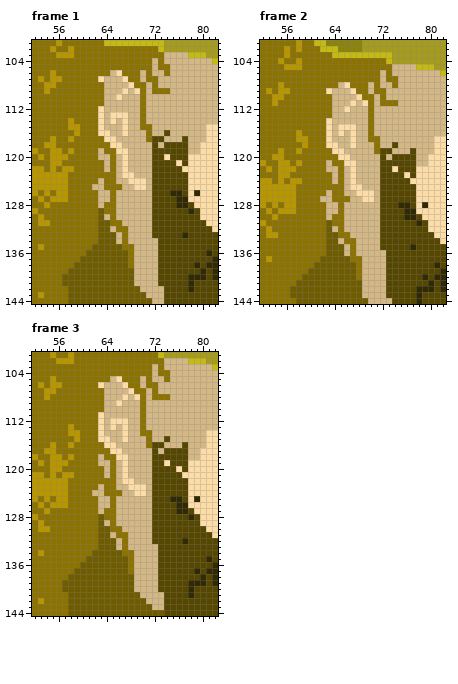
A pixel-art file gets an edit: Assets/Sprites/BOSSHEAD.aseprite. The picture above is the old version.
192x181 pixels, 4 frames. Colours within 5 levels of each other are drawn and written as one. Shown: frame 1: x 52..82, y 101..144; frame 2: x 52..82, y 101..144; frame 3: x 52..82, y 101..144. The commit also changed other frames or places, which this record leaves out.
Now the later version:
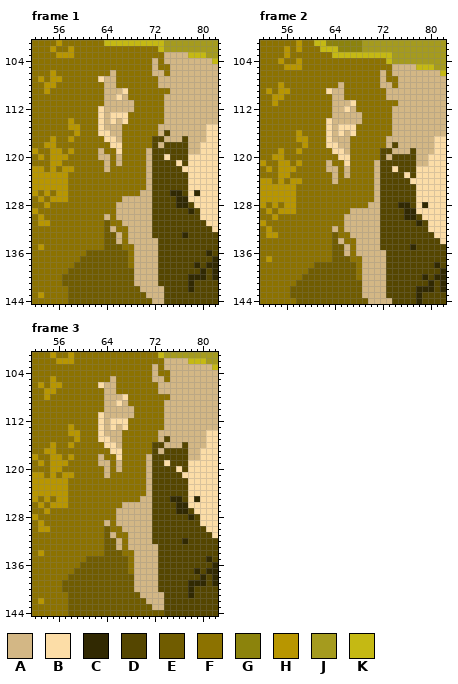
Palette (. is transparent): A #d3b785  B #fcdda7  C #312902  D #554600  E #705c00  F #8c7200  G #8c830c  H #b89600  J #a59b1e  K #c5b913
What changed:
Frame 1, layer "Layer 1":
y 106: x 66 B -> F; x 70 A -> F
y 107: x 66..67 AB -> FF; x 70 A -> F
y 108: x 66..68 AAB -> FFF; x 71 A -> F
y 109: x 68..69 AB -> FF; x 71 A -> F
y 110: x 68..69 AA -> FF; x 71..73 AAA -> FFF
y 111..112: x 69 A -> F; x 71..73 AAA -> FFF
y 113..114: x 68..69 AA -> FF; x 71..73 AAA -> FFF
y 115: x 67..69 BAA -> FFF; x 72 A -> F
y 116: x 67..70 BAAA -> FFFF; x 72 A -> F
y 117: x 67..70 AAAA -> FFFF
y 118: x 67..71 AAAAA -> FFFFF
y 119..121: x 67..70 BAAA -> FFFF
y 122: x 66..70 ABAAA -> FFFFF
y 123: x 66..70 ABBAA -> FFFFF
y 124: x 63 A -> F; x 66..70 AABBB -> FFFFF
y 125: x 62..63 AA -> FF; x 67..70 AABB -> FFFF
y 126: x 63..64 AA -> FF; x 66..69 AAAA -> FFFF
y 127: x 63..64 AA -> FF; x 66 A -> F
y 128: x 63 A -> F
y 129..134: x 63 E -> F
y 135: x 62..63 EE -> FF
Frame 2, layer "Layer 1":
y 108: x 66 B -> F; x 70 A -> F
y 109: x 66..67 AB -> FF; x 70 A -> F
y 110: x 66..68 AAB -> FFF; x 71 A -> F
y 111: x 68..69 AB -> FF; x 71 A -> F
y 112: x 68..69 AA -> FF; x 71..73 AAA -> FFF
y 113..114: x 69 A -> F; x 71..73 AAA -> FFF
y 115..116: x 68..69 AA -> FF; x 71..73 AAA -> FFF
y 117: x 67..69 BAA -> FFF; x 72 A -> F
y 118: x 67..70 BAAA -> FFFF; x 72 A -> F
y 119: x 67..70 AAAA -> FFFF
y 120: x 67..71 AAAAA -> FFFFF
y 121..123: x 67..70 BAAA -> FFFF
y 124: x 66..70 ABAAA -> FFFFF
y 125: x 66..70 ABBAA -> FFFFF
y 126: x 63 A -> F; x 66..70 AABBB -> FFFFF
y 127: x 62..63 AA -> FF; x 67..70 AABB -> FFFF
y 128: x 63..64 AA -> FF; x 66..69 AAAA -> FFFF
y 129: x 63..64 AA -> FF; x 66 A -> F
y 130: x 63 A -> F
y 131..136: x 63 E -> F
y 137: x 62..63 EE -> FF
Frame 3, layer "Layer 1":
y 105: x 66 B -> F; x 70 A -> F
y 106: x 66..67 AB -> FF; x 70 A -> F
y 107: x 66..68 AAB -> FFF; x 71 A -> F
y 108: x 68..69 AB -> FF; x 71 A -> F
y 109: x 68..69 AA -> FF; x 71..73 AAA -> FFF
y 110..111: x 69 A -> F; x 71..73 AAA -> FFF
y 112..113: x 68..69 AA -> FF; x 71..73 AAA -> FFF
y 114: x 67..69 BAA -> FFF; x 72 A -> F
y 115: x 67..70 BAAA -> FFFF; x 72 A -> F
y 116: x 67..70 AAAA -> FFFF
y 117: x 67..71 AAAAA -> FFFFF
y 118..120: x 67..70 BAAA -> FFFF
y 121: x 66..70 ABAAA -> FFFFF
y 122: x 66..70 ABBAA -> FFFFF
y 123: x 63 A -> F; x 66..70 AABBB -> FFFFF
y 124: x 62..63 AA -> FF; x 67..70 AABB -> FFFF
y 125: x 63..64 AA -> FF; x 66..69 AAAA -> FFFF
y 126: x 63..64 AA -> FF; x 66 A -> F
y 127: x 63 A -> F
y 128..133: x 63 E -> F
y 134: x 62..63 EE -> FF
Boxes around the changes in both pictures, in picture pixels (x1, y1, x2, y2):
changed: (92, 70, 164, 250)
changed: (320, 82, 392, 262)
changed: (92, 376, 164, 556)
